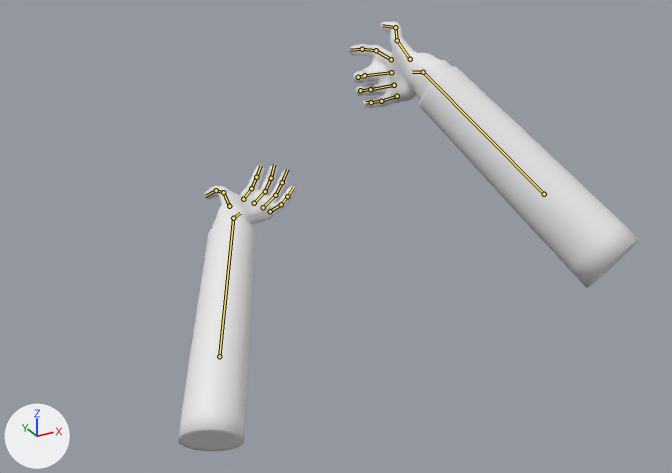
The glTF model game/assets/weapons/relay_ar/relay_ar_arms.glb as it was, and as the next commit left it.
Both versions are drawn from a 50 mm camera at (-0.759, -1.241, 0.305) aimed at (-0.133, -0.104, -0.263). The axes (+X, +Y, +Z) are drawn at lower left. The lights are the same throughout. The first picture is the older version. Both versions are drawn at frame 11 of the action 'reload'; the numbers are the values there. The bones that bend it are drawn over the model as lines.

Names of what the first picture shows: 'arms.001'.
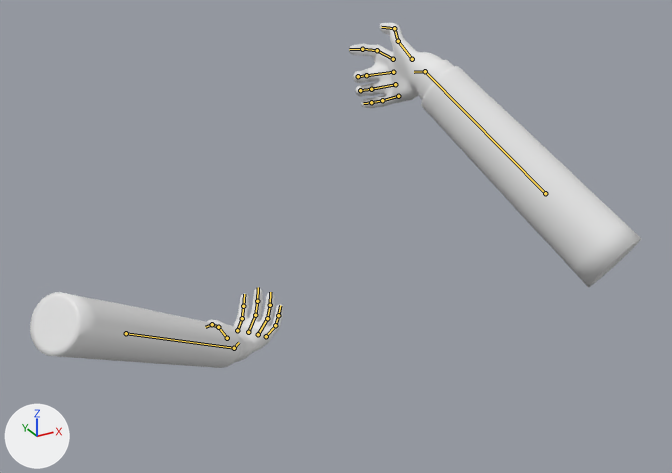
Where the change shows, as pixel boxes [x1, y1, x2, y2] in the pictures (672 x 473 px):
```json
{"object": "arms.001", "change": "posed", "before": [178, 22, 639, 451], "after": [30, 23, 641, 368], "on screen": "32% wider, 20% shorter"}
{"bone": "L_forearm", "before": "(219, 356) to (233, 218)", "after": "(126, 333) to (234, 348)"}
{"bone": "L_hand", "before": "(233, 218) to (240, 213)", "after": "(234, 348) to (239, 342)"}
{"bone": "L_index_1", "before": "(243, 199) to (251, 188)", "after": "(237, 330) to (242, 318)"}
{"bone": "L_index_2", "before": "(251, 188) to (256, 177)", "after": "(242, 318) to (243, 306)"}
{"bone": "L_middle_1", "before": "(254, 203) to (265, 191)", "after": "(248, 332) to (255, 315)"}
{"bone": "L_middle_2", "before": "(265, 191) to (271, 178)", "after": "(255, 315) to (257, 301)"}
{"bone": "L_pinky_1", "before": "(270, 211) to (281, 204)", "after": "(266, 336) to (275, 325)"}
{"bone": "L_pinky_2", "before": "(281, 204) to (287, 196)", "after": "(275, 325) to (278, 315)"}
{"bone": "L_pinky_3", "before": "(287, 196) to (293, 187)", "after": "(278, 315) to (280, 305)"}
{"bone": "L_ring_1", "before": "(263, 207) to (275, 195)", "after": "(258, 334) to (267, 318)"}
{"bone": "L_ring_2", "before": "(275, 195) to (282, 182)", "after": "(267, 318) to (270, 305)"}
{"bone": "L_thumb_1", "before": "(229, 206) to (223, 192)", "after": "(227, 338) to (218, 327)"}
{"bone": "L_thumb_2", "before": "(223, 192) to (216, 190)", "after": "(218, 327) to (212, 324)"}
{"bone": "L_thumb_3", "before": "(216, 190) to (205, 196)", "after": "(212, 324) to (205, 327)"}
```

The change, as JSON lines over the scene's bpy script:
```json
{"block": "bone_l_forearm", "where": "bone_l_forearm = bpy.data.objects['arms'].pose.bones['L_forearm']"}
{"op": "set", "path": "bone_l_forearm.location", "old": "(-0.214, -0.364, 0.064)", "new": "(-0.13, -0.391, -0.057)"}
{"op": "set", "path": "bone_l_forearm.rotation_quaternion", "old": "(0.985, -0.011, 0.0, -0.171)", "new": "(0.814, 0.578, 0.0, -0.027)", "note": "degrees (-1, 0, -20) -> degrees (71, 2, -3)"}
{"block": "bone_l_hand", "where": "bone_l_hand = bpy.data.objects['arms'].pose.bones['L_hand']  # child of 'L_forearm'"}
{"op": "set", "path": "bone_l_hand.rotation_quaternion", "old": "(0.914, 0.28, 0.269, -0.12)", "new": "(0.871, -0.276, 0.065, -0.397)", "note": "degrees (33, 34, -5) -> degrees (-33, -6, -47)"}
{"block": "bone_l_index_1", "where": "bone_l_index_1 = bpy.data.objects['arms'].pose.bones['L_index_1']  # child of 'L_hand'"}
{"op": "set", "path": "bone_l_index_1.rotation_quaternion", "old": "(0.987, 0.162, 0.0, -0.009)", "new": "(0.992, 0.126, 0.003, -0.024)", "note": "degrees (19, 0, -1) -> degrees (14, 1, -3)"}
{"block": "bone_l_index_2", "where": "bone_l_index_2 = bpy.data.objects['arms'].pose.bones['L_index_2']  # child of 'L_index_1'"}
{"op": "set", "path": "bone_l_index_2.rotation_quaternion", "old": "(0.996, 0.09, 0.0, 0.0)", "new": "(0.999, 0.027, 0.0, 0.0)", "note": "degrees (10, 0, 0) -> degrees (3, 0, 0)"}
{"block": "bone_l_middle_1", "where": "bone_l_middle_1 = bpy.data.objects['arms'].pose.bones['L_middle_1']  # child of 'L_hand'"}
{"op": "set", "path": "bone_l_middle_1.rotation_quaternion", "old": "(0.992, 0.125, 0.0, -0.002)", "new": "(0.997, 0.076, 0.001, -0.005)", "note": "degrees (14, 0, 0) -> degrees (9, 0, -1)"}
{"block": "bone_l_middle_2", "where": "bone_l_middle_2 = bpy.data.objects['arms'].pose.bones['L_middle_2']  # child of 'L_middle_1'"}
{"op": "set", "path": "bone_l_middle_2.rotation_quaternion", "old": "(0.993, 0.12, 0.0, 0.0)", "new": "(0.997, 0.063, 0.0, 0.0)", "note": "degrees (14, 0, 0) -> degrees (7, 0, 0)"}
{"block": "bone_l_pinky_1", "where": "bone_l_pinky_1 = bpy.data.objects['arms'].pose.bones['L_pinky_1']  # child of 'L_hand'"}
{"op": "set", "path": "bone_l_pinky_1.rotation_quaternion", "old": "(0.994, 0.104, -0.006, 0.015)", "new": "(0.998, 0.019, -0.014, 0.041)", "note": "degrees (12, -1, 2) -> degrees (2, -2, 5)"}
{"block": "bone_l_pinky_2", "where": "bone_l_pinky_2 = bpy.data.objects['arms'].pose.bones['L_pinky_2']  # child of 'L_pinky_1'"}
{"op": "set", "path": "bone_l_pinky_2.rotation_quaternion", "old": "(0.995, 0.095, 0.0, 0.0)", "new": "(0.999, -0.002, 0.0, 0.0)", "note": "degrees (11, 0, 0) -> degrees (0, 0, 0)"}
{"block": "bone_l_pinky_3", "where": "bone_l_pinky_3 = bpy.data.objects['arms'].pose.bones['L_pinky_3']  # child of 'L_pinky_2'"}
{"op": "set", "path": "bone_l_pinky_3.rotation_quaternion", "old": "(0.994, 0.112, 0.0, 0.0)", "new": "(0.998, 0.04, 0.0, 0.0)", "note": "degrees (13, 0, 0) -> degrees (5, 0, 0)"}
{"block": "bone_l_ring_1", "where": "bone_l_ring_1 = bpy.data.objects['arms'].pose.bones['L_ring_1']  # child of 'L_hand'"}
{"op": "set", "path": "bone_l_ring_1.rotation_quaternion", "old": "(0.993, 0.118, -0.002, 0.007)", "new": "(0.998, 0.051, -0.005, 0.019)", "note": "degrees (14, 0, 1) -> degrees (6, -1, 2)"}
{"block": "bone_l_ring_2", "where": "bone_l_ring_2 = bpy.data.objects['arms'].pose.bones['L_ring_2']  # child of 'L_ring_1'"}
{"op": "set", "path": "bone_l_ring_2.rotation_quaternion", "old": "(0.994, 0.112, 0.0, 0.0)", "new": "(0.999, 0.034, 0.0, 0.0)", "note": "degrees (13, 0, 0) -> degrees (4, 0, 0)"}
{"block": "bone_l_thumb_1", "where": "bone_l_thumb_1 = bpy.data.objects['arms'].pose.bones['L_thumb_1']  # child of 'L_hand'"}
{"op": "set", "path": "bone_l_thumb_1.rotation_quaternion", "old": "(1.0, -0.01, 0.0, 0.0)", "new": "(0.999, -0.034, 0.0, 0.0)", "note": "degrees (-1, 0, 0) -> degrees (-4, 0, 0)"}
{"block": "bone_l_thumb_2", "where": "bone_l_thumb_2 = bpy.data.objects['arms'].pose.bones['L_thumb_2']  # child of 'L_thumb_1'"}
{"op": "set", "path": "bone_l_thumb_2.rotation_quaternion", "old": "(0.994, 0.108, 0.0, 0.0)", "new": "(0.999, 0.018, 0.0, 0.0)", "note": "degrees (12, 0, 0) -> degrees (2, 0, 0)"}
{"block": "bone_l_thumb_3", "where": "bone_l_thumb_3 = bpy.data.objects['arms'].pose.bones['L_thumb_3']  # child of 'L_thumb_2'"}
{"op": "set", "path": "bone_l_thumb_3.rotation_quaternion", "old": "(0.997, 0.083, 0.0, 0.0)", "new": "(0.997, -0.047, 0.0, 0.0)", "note": "degrees (10, 0, 0) -> degrees (-5, 0, 0)"}
```
